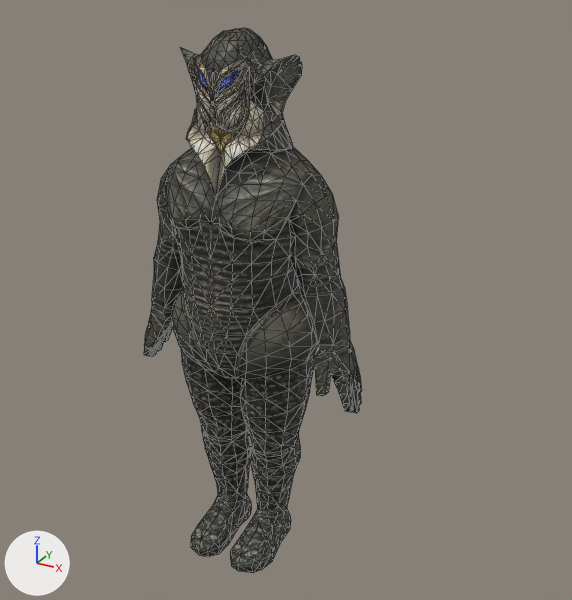
The glTF model public/models/kaiju/mefilas.glb as it was, and as the next commit left it.
Rendered twice from a 50 mm camera at (11.41, -18.22, 17.78) aimed at (0.97, 0.76, 8.3). The lights are fixed; the arrows at lower left show +X, +Y and +Z. The first picture is the older version. Mesh edges are drawn as thin lines. Vertices at exactly the same position are counted once.

Before the edit, the objects in view are built like this:
```python
me_alien_mefilas = bpy.data.meshes.new('Alien Mefilas')
me_alien_mefilas.from_pydata(...)  # 1370 vertices, 2735 faces; spans x -3.8..3.8, y -2.0..2.0, z 0.0..16.0
# faces by material slot: [2679, 56]
me_alien_mefilas.materials.append(mat_材質1)  # picture img_mefitex
me_alien_mefilas.materials.append(mat_材質2)  # picture img_mefitex16
ob_alien_mefilas_mesh = bpy.data.objects.new('Alien Mefilas_mesh', me_alien_mefilas)
ob_alien_mefilas_mesh.location = (0.0, 0.0, 0.0)
```
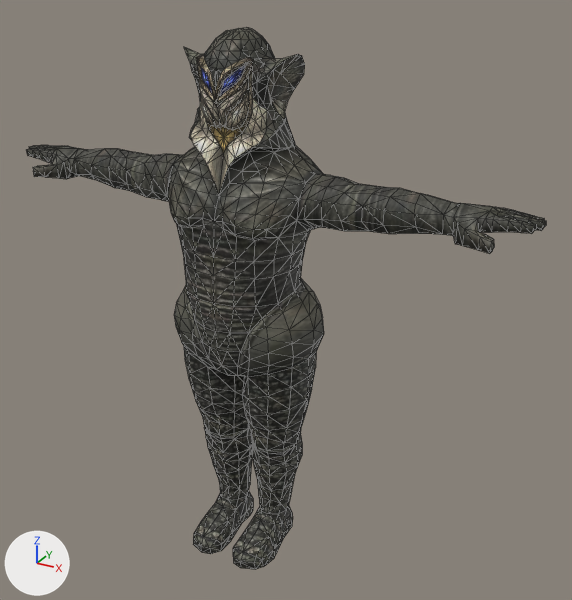
Where the change shows, as pixel boxes [x1, y1, x2, y2] in the pictures (572 x 600 px):
'Alien Mefilas_mesh', reshaped, rescaled (138% wider)
    before: [144, 28, 362, 573]
    after: [26, 27, 546, 569]

What changed in the scene script:
```text
Change me_alien_mefilas:
    used by ob_alien_mefilas_mesh; location = (0.0, 0.0, 0.0)
    remove me_alien_mefilas.from_pydata(...)  # 1370 vertices, 2735 faces; spans x -3.8..3.8, y -2.0..2.0, z 0.0..16.0
    add me_alien_mefilas.from_pydata(...)  # 1370 vertices, 2735 faces; spans x -12.2..12.2, y -2.7..3.1, z 0.0..23.8
    me_alien_mefilas part 1: 1370 of 1370 vertices moved; they spanned x -3.8..3.8, y -2.0..2.0, z 0.0..16.0 and now span x -12.2..12.2, y -2.7..3.1, z 0.0..23.8; mean shift (0.0, 0.2, 6.0)
Change ob_alien_mefilas_mesh:
    ob_alien_mefilas_mesh.scale: (1.0, 1.0, 1.0) -> (0.673, 0.673, 0.673)
```
